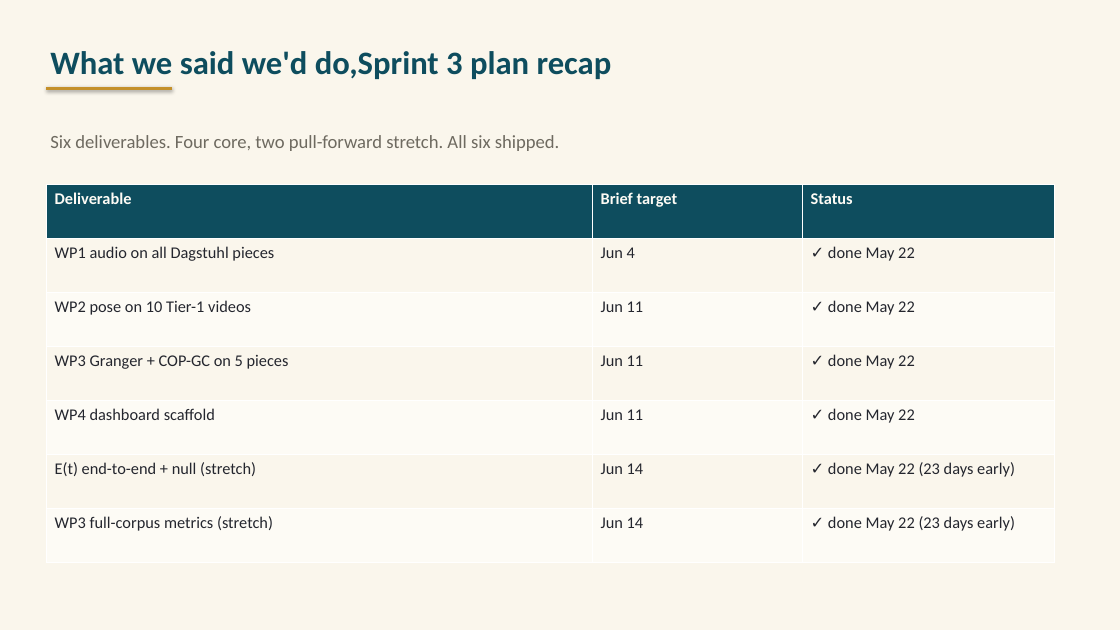
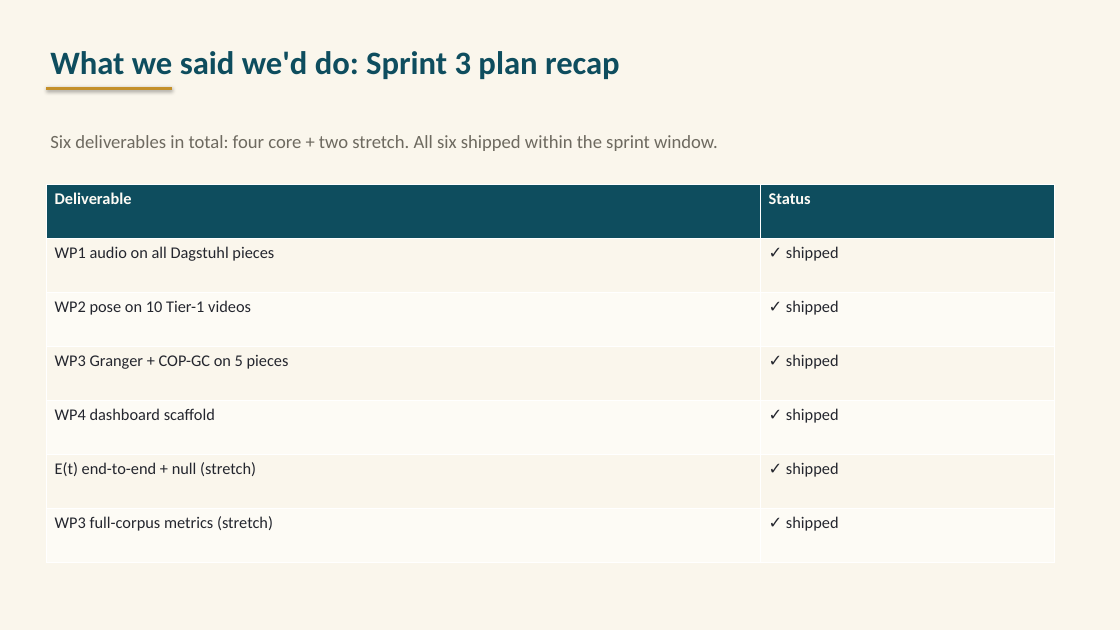
Before and after one commit to Zuraiz270/networked-choir-entanglement, a slide deck: slide 2 of output/jun11_status_meeting_iv.pptx. Drawn at 1120x630 pixels with LibreOffice and Linux fonts; fonts in the diff are those of the drawing. Boxes give left, top, right and bottom in pixels: in the first picture for what was removed or moved away, otherwise in the second. Text is boxed around its words. In the diff, an @@ line names an element or a change of style, - is before the commit and + after.

```diff
--- a/output/jun11_status_meeting_iv.pptx
+++ b/output/jun11_status_meeting_iv.pptx
@@ text at (50, 51, 620, 79): text changed @@
-What we said we'd do,Sprint 3 plan recap
+What we said we'd do: Sprint 3 plan recap
@@ text at (50, 135, 718, 151): text changed @@
-Six deliverables. Four core, two pull-forward stretch. All six shipped.
+Six deliverables in total: four core + two stretch. All six shipped within the sprint window.
@@ table at (46, 185, 1054, 563) @@
-column 2: Brief target | Jun 4 | Jun 11 | Jun 11 | Jun 11 | Jun 14 | Jun 14
-column 3: Status | ✓ done May 22 | ✓ done May 22 | ✓ done May 22 | ✓ done May 22 | ✓ done May 22 (23 days early) | ✓ done May 22 (23 days early)
+column 2: Status | ✓ shipped | ✓ shipped | ✓ shipped | ✓ shipped | ✓ shipped | ✓ shipped
```
Also in this commit, not shown: 7 other slides changed, 4 other files.
